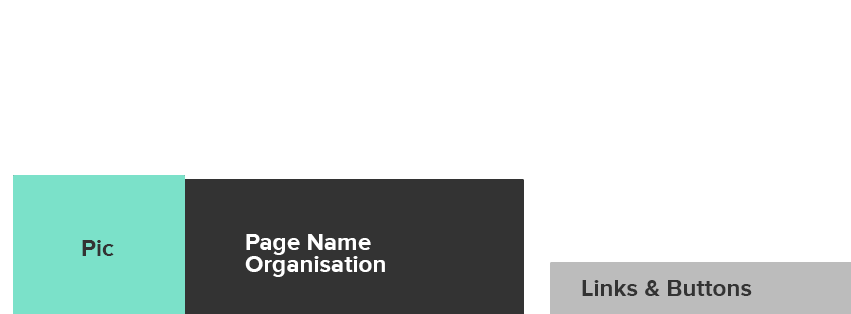
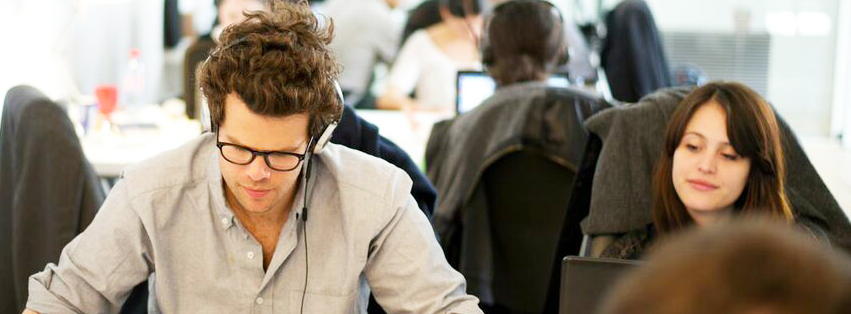
Layers edited between the first and the second 851 × 314 image:
removed layer "Pic" from group "Texte Areas" over [82, 240, 114, 256]
removed layer "Layer 2" from group "Texte Areas" over [13, 175, 185, 314]
removed layer "Page Name Organisation" from group "Texte Areas" over [245, 234, 385, 277]
removed layer "Layer 1" from group "Texte Areas" over [182, 179, 524, 314]
removed layer "Links & Buttons" from group "Texte Areas" over [582, 280, 752, 296]
removed layer "Layer 3" from group "Texte Areas" over [550, 262, 851, 314]
painted on "Transparent Background" over [0, 0, 851, 314]
